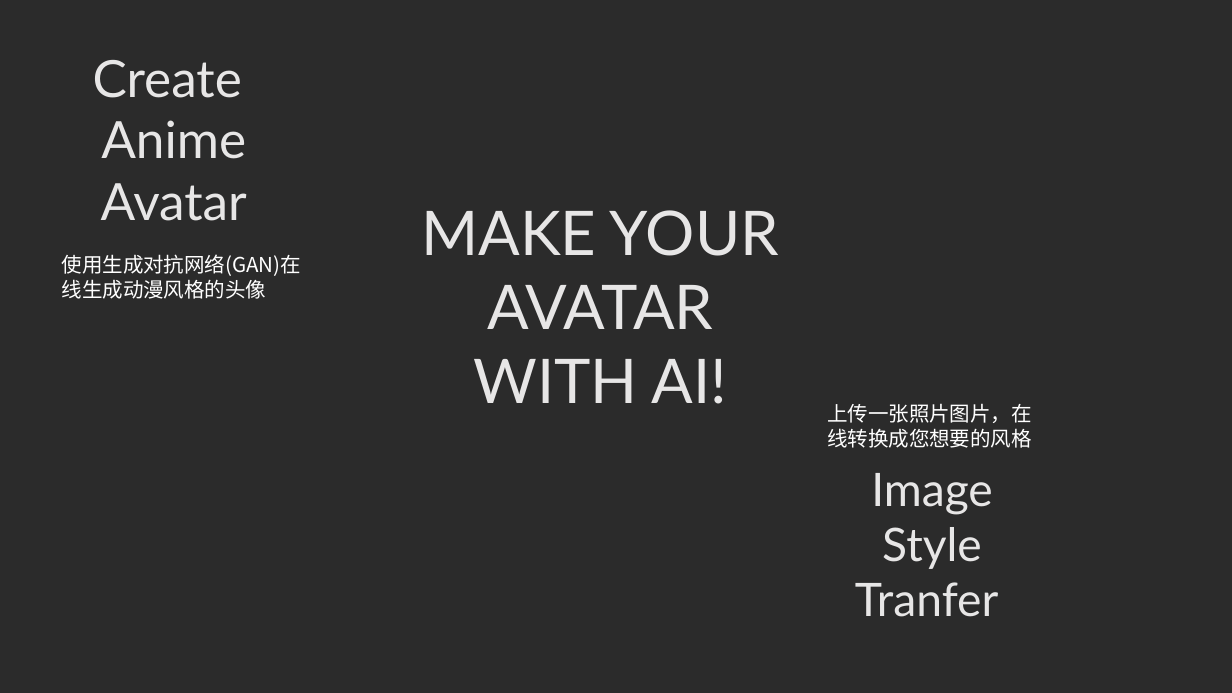
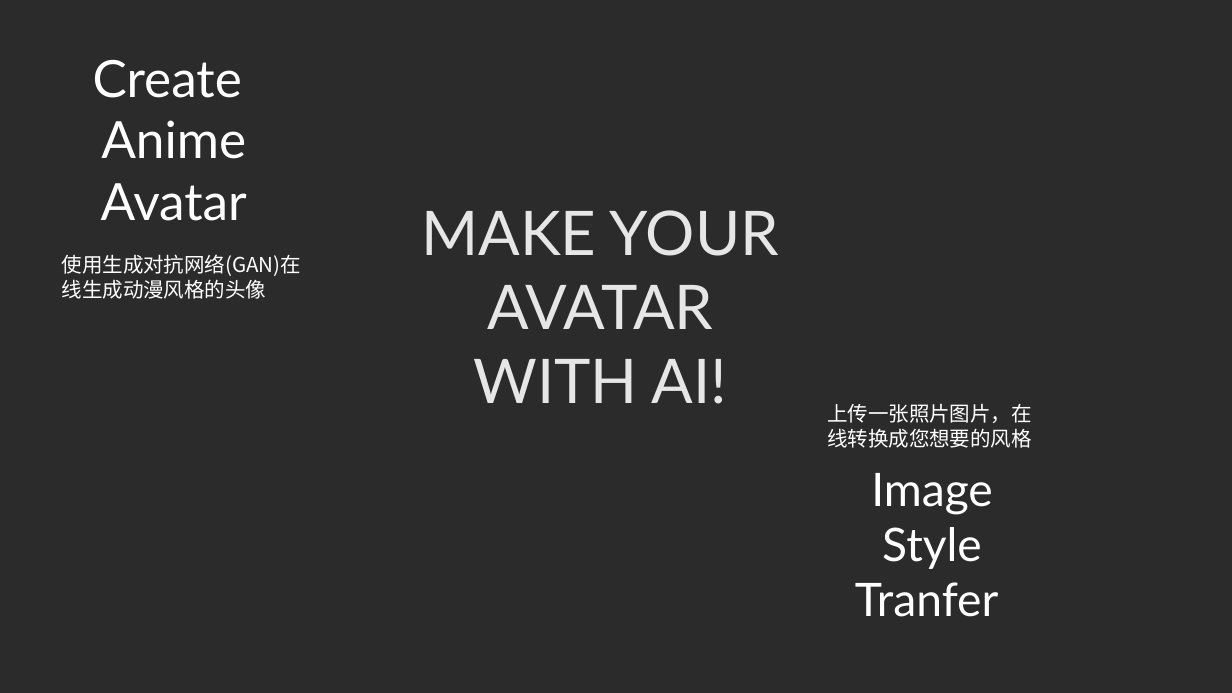
Before and after one commit to onpix/AI-Avatar-Creater, a slide deck: slide 1 of background/演示文稿1.pptx. Drawn at 1232x693 pixels with LibreOffice and Linux fonts; fonts in the diff are those of the drawing; background and template pictures are left out; a plain dark background stands for a picture behind light text. Boxes give left, top, right and bottom in pixels: in the first picture for what was removed or moved away, otherwise in the second. Text is boxed around its words. In the diff, an @@ line names an element or a change of style, - is before the commit and + after.

```diff
--- a/background/演示文稿1.pptx
+++ b/background/演示文稿1.pptx
@@ text "Create" at box(93, 60, 247, 221): text colour #E7E6E6 to #FFFFFF @@
@@ text "Image" at box(855, 473, 999, 617): text colour #E7E6E6 to #FFFFFF @@
```
Also in this commit, not shown: 6 other files.
